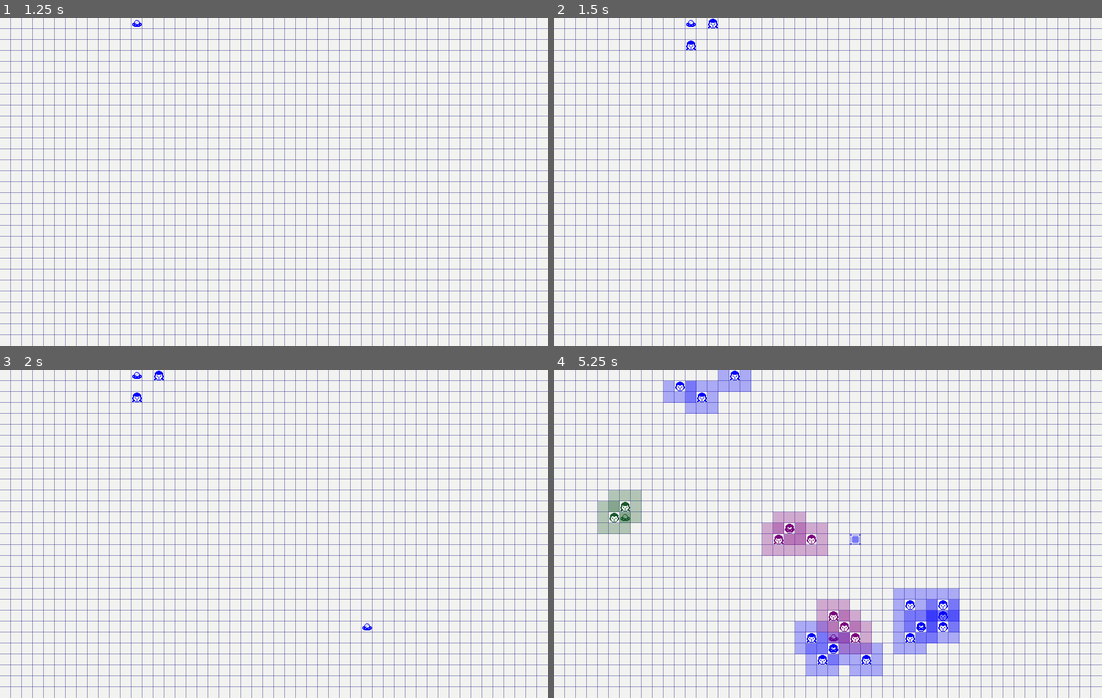
Above: before the commit, frames 1-4 (two rows, left to right).
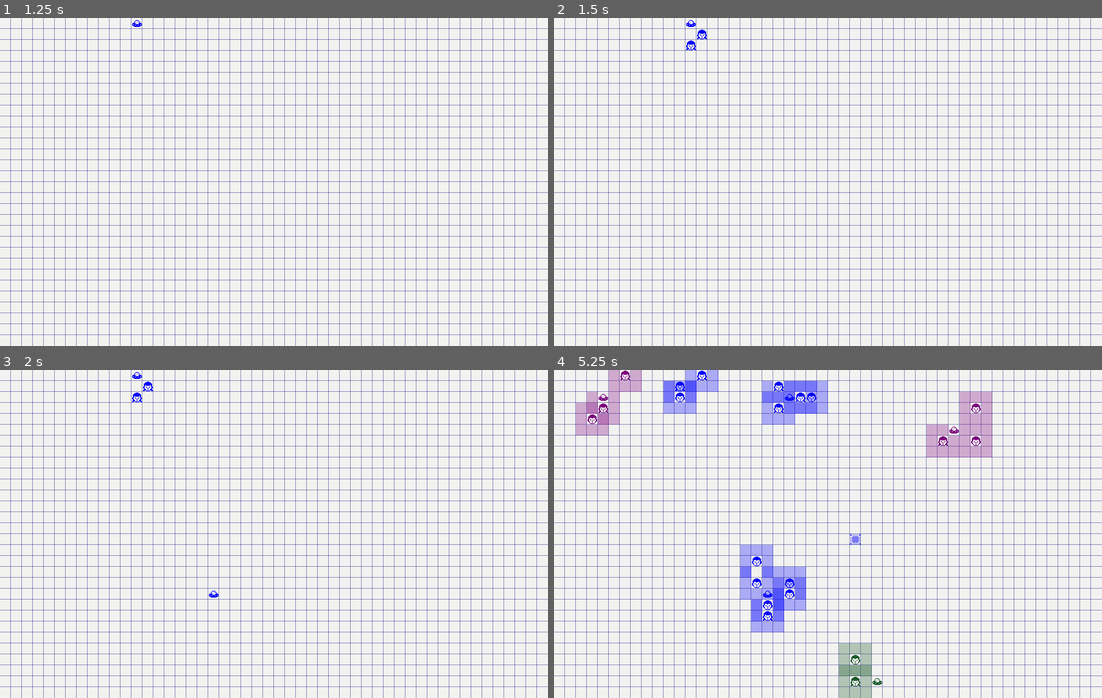
Above: after the commit, the same moments.

Repository: MaxNoragami/ATWS
Game: Godot game, scene res://Scenes/main.tscn
Same seed, same stepped clock (60 frames per second), same inputs: the game is played once before the commit and once after it.
Inputs (mouse positions are in pixels of both pictures, inside the frame that each line leads up to):
- Up to frame 1 (1.25 s): tap Enter at 0.5 s; move the mouse to (394, 165) at 0.52 s; hold H (spawn_ufo) from 0.53 s (still down)
- Up to frame 2 (1.5 s): tap Space (next_iteration) at 1.25, 1.35 s; move the mouse to (718, 198) at 1.27 s; release H (spawn_ufo) at 1.28 s
- Up to frame 3 (2 s): tap H (spawn_ufo) at 1.55 s
- Up to frame 4 (5.25 s): tap Enter at 2, 3.5 s; move the mouse to (882, 461) at 2.02 s; press the mouse at (882, 461) at 2.03 s; tap H (spawn_ufo) at 2.3, 3.05, 4.55 s; tap Space (next_iteration) at 2.75, 5 s; move the mouse to (800, 599) at 2.77 s; release the mouse at (800, 599) at 2.78 s; tap A (place_mode) at 2.85 s; move the mouse to (992, 583) at 3.52 s; hold H (spawn_ufo) 3.53-4.28 s; tap F (debug_mode) at 4.15 s; move the mouse to (663, 484) at 4.27 s; tap D (switch_entity) at 4.35 s; move the mouse to (855, 534) at 5.02 s; hold G (switch_gender) from 5.03 s (still down)

Frame 1 is identical in both runs. In frame 2, less than 0.1% of the frame differs, in the area x 26-30%, y 0-7%; in frame 3, less than 0.1%; in frame 4, 14%, in the area x 4-80%, y 0-100%.

Commit message:
Fixed the overlapping issue with the UFO and Humans

Diff:
--- a/Scenes/main.tscn
+++ b/Scenes/main.tscn
@@ -1105,4 +1105,5 @@
 [node name="grid" parent="." instance=ExtResource("2_bo1nx")]
 
 [node name="tiles" type="TileMapLayer" parent="."]
+position = Vector2(0, 1)
 tile_set = SubResource("TileSet_21xkr")
--- a/Scripts/game_loop.gd
+++ b/Scripts/game_loop.gd
@@ -144,6 +144,11 @@
 		if not tank.is_dead:
 			var pos_string = str(tank.position_in_grid.x) + "," + str(tank.position_in_grid.y)
 			occupied_positions[pos_string] = tank
+
+	# Add UFOs to occupied positions
+	for ufo in ufos:
+		var pos_string = str(ufo.position_in_grid.x) + "," + str(ufo.position_in_grid.y)
+		occupied_positions[pos_string] = ufo
 
 	# Add remains to occupied positions
 	for remain in remains:
@@ -994,7 +999,13 @@
 
 
 # Add this function to process UFOs each iteration
+# Add this function to process UFOs each iteration
 func process_ufos() -> void:
+	# First, ensure all UFO positions are marked as occupied
+	for ufo in ufos:
+		var pos_string = str(ufo.position_in_grid.x) + "," + str(ufo.position_in_grid.y)
+		occupied_positions[pos_string] = ufo
+
 	for ufo in ufos:
 		# Try to spawn people around the UFO
 		try_spawn_ufo_entities(ufo)
--- a/Scripts/testing.gd
+++ /dev/null
@@ -1,4 +0,0 @@
-extends Node
-
-func _ready() -> void:
-	print("Jello")
--- a/Scripts/ufo.gd
+++ b/Scripts/ufo.gd
@@ -69,10 +69,14 @@
 	if people_spawned_this_round >= max_people_spawned:
 		return false
 
+	# Explicitly prevent spawning on the UFO itself
+	if pos == position_in_grid:
+		return false
+
 	# Check if the target position is occupied
 	var pos_string = str(pos.x) + "," + str(pos.y)
-	if pos_string in game_node.occupied_positions:
-		return false  # Prevent spawning over the UFO or other entities
+	if game_node.occupied_positions.has(pos_string):
+		return false  # Position is already occupied by something else
 
 	# Create a new entity
 	var entity = entity_scene.instantiate() as Entity
Not shown, changed: Scripts/entity_vision.gd.uid
Not shown, removed: Scripts/testing.gd.uid
